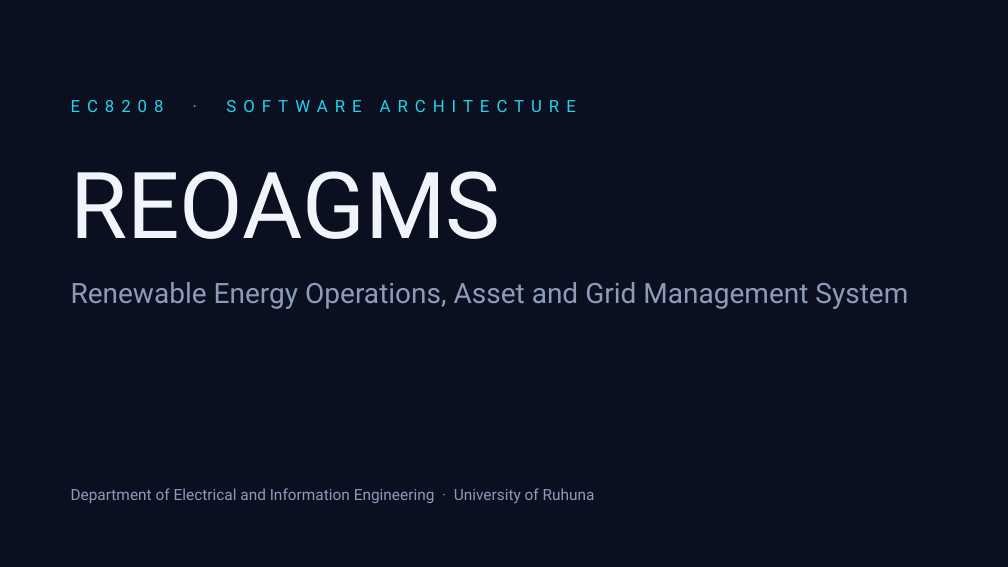
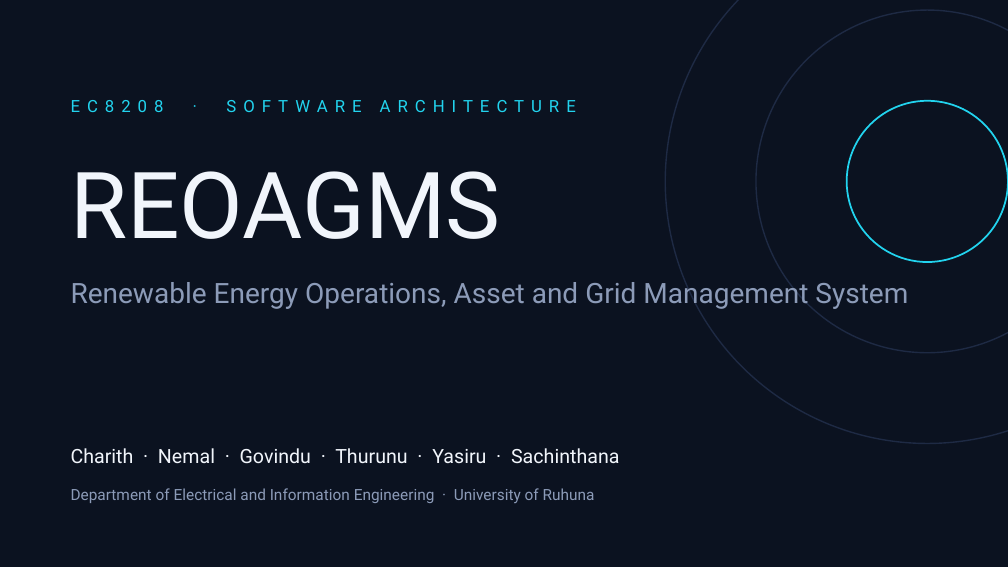
Before and after one commit to CharithManaujayaMUTEC/REOAGMS, a slide deck: slide 1 of deliverables/REOAGMS-Team-Presentation.pptx. Drawn at 1008x567 pixels with LibreOffice and Linux fonts; fonts in the diff are those of the drawing. Boxes give left, top, right and bottom in pixels: in the first picture for what was removed or moved away, otherwise in the second. Text is boxed around its words. In the diff, an @@ line names an element or a change of style, - is before the commit and + after.

```diff
--- a/deliverables/REOAGMS-Team-Presentation.pptx
+++ b/deliverables/REOAGMS-Team-Presentation.pptx
@@ background #0A1020 to #0B1220 @@
@@ ellipse added at bbox=[665, 0, 1008, 444], outline #1E2A44 1 pt @@
@@ ellipse added at bbox=[756, 10, 1008, 353], outline #1E2A44 1 pt @@
@@ ellipse added at bbox=[847, 101, 1008, 262], outline #22D3EE 1.25 pt @@
@@ text added at bbox=[71, 448, 619, 464], 14 pt, text #F1F5FB @@
+Charith · Nemal · Govindu · Thurunu · Yasiru · Sachinthana
```
Also in this commit, not shown: 9 other slides changed, 1 other file.
